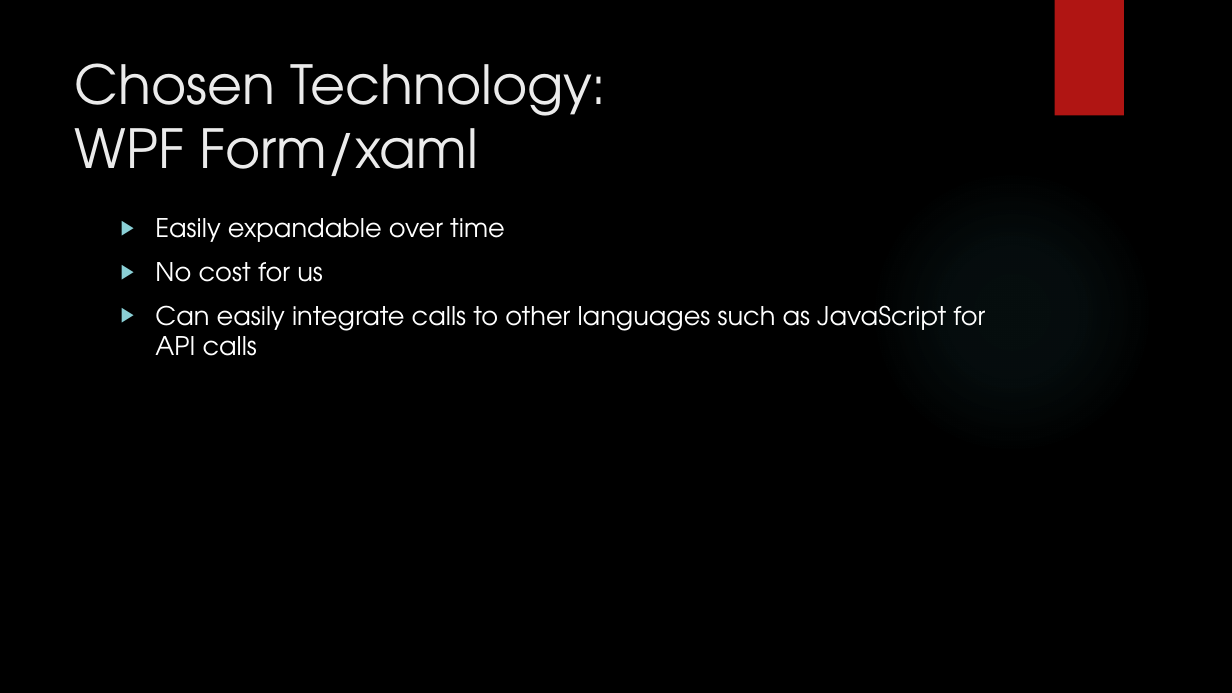
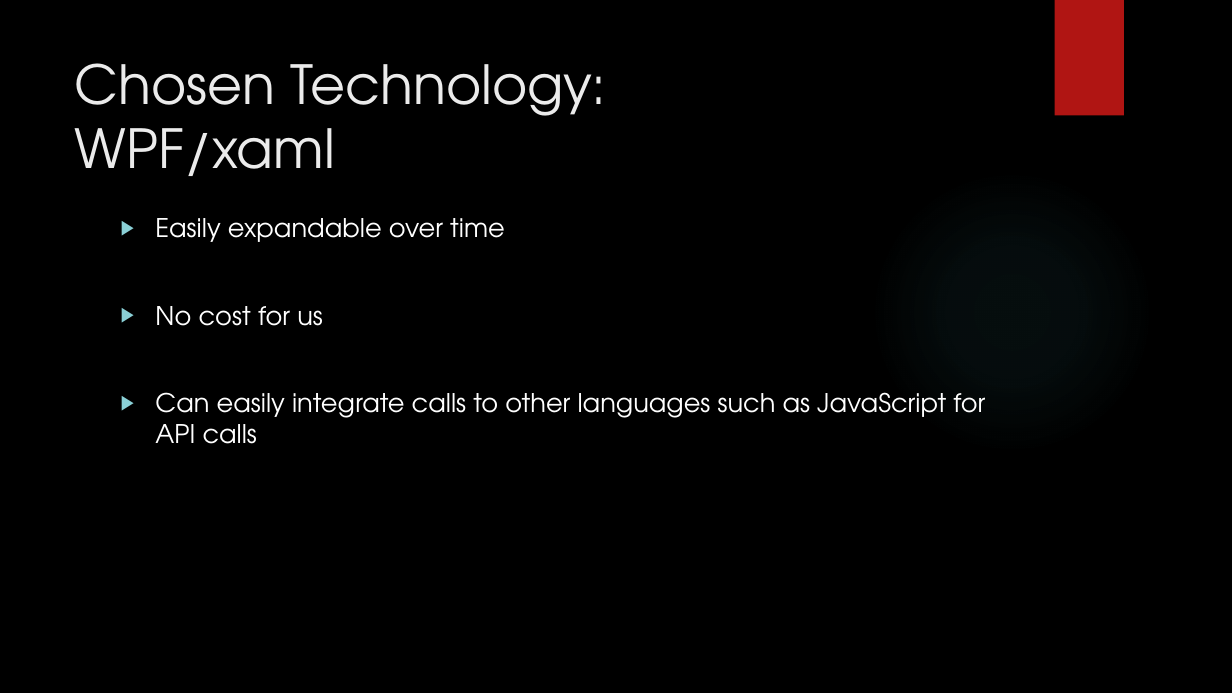
Before and after one commit to junmin-yee/Landmarked, a slide deck: slide 23 of Technology Presentation.pptx (slide 31 before the commit). Drawn at 1232x693 pixels with LibreOffice and Linux fonts; fonts in the diff are those of the drawing; background and template pictures are left out. Boxes give left, top, right and bottom in pixels: in the first picture for what was removed or moved away, otherwise in the second. Text is boxed around its words. In the diff, an @@ line names an element or a change of style, - is before the commit and + after.

Commit message:
Update Technology Presentation.pptx
Added possible database techs,
Included question slide between big sections

```diff
--- a/Technology Presentation.pptx
+++ b/Technology Presentation.pptx
@@ title at box(75, 63, 606, 176): text changed @@
-Chosen Technology:
-WPF Form/xaml
+Chosen Technology:
+WPF/xaml
@@ text "Easily expandable over time" rewrapped from box(155, 218, 985, 356) to box(155, 218, 985, 444) @@
```
Also in this commit, not shown: 2 other slides changed, 9 slides added.
